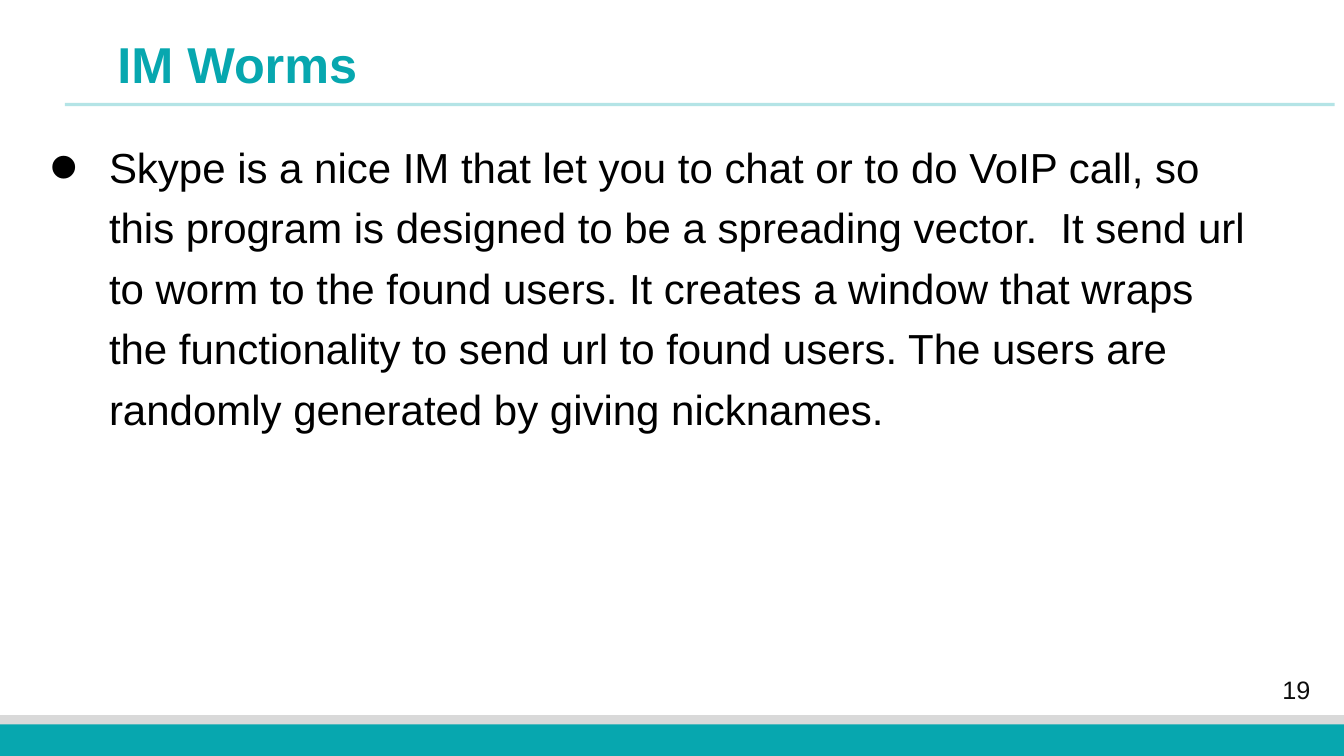
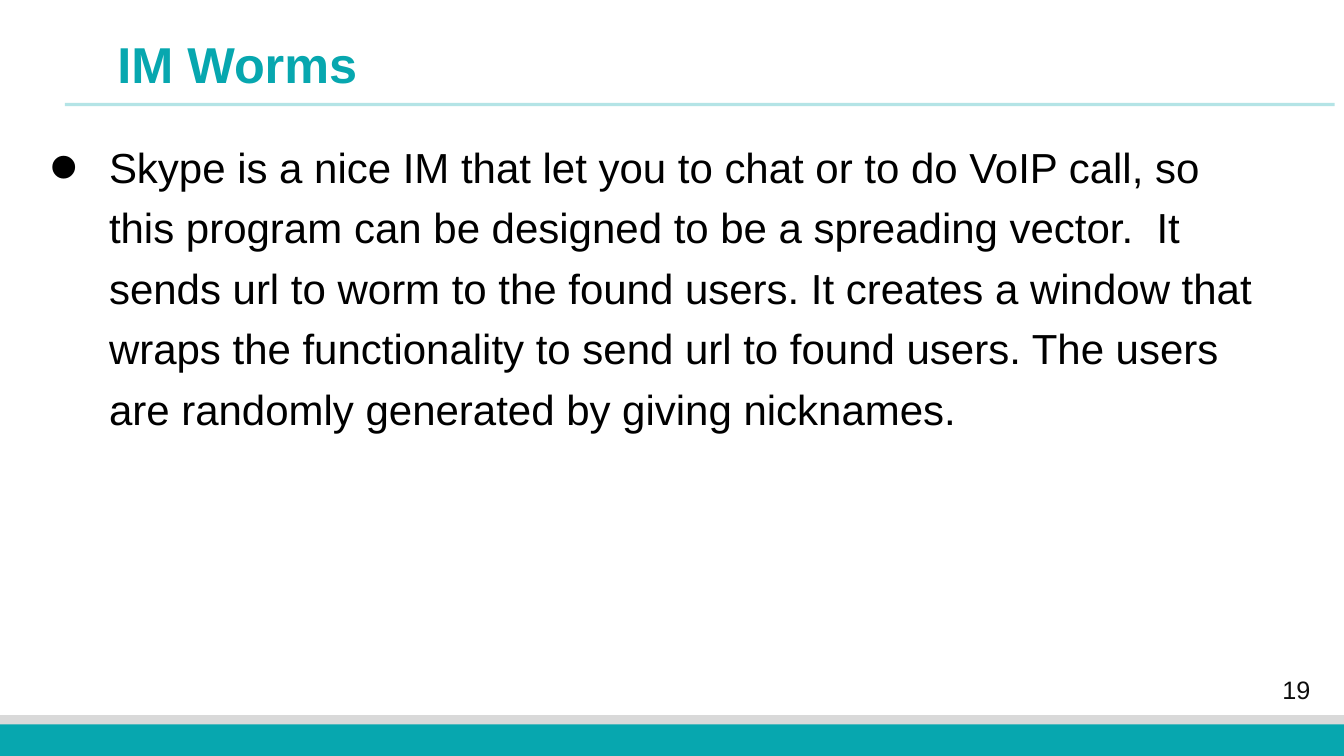
Before and after one commit to fangtian-zhong/fangtian-zhong.github.io, a slide deck: slide 19 of assets/slides/CSCI_591_Malicious_Code_Analysis_8.pptx. Drawn at 1344x756 pixels with LibreOffice and Linux fonts; fonts in the diff are those of the drawing; background and template pictures are left out. Boxes give left, top, right and bottom in pixels: in the first picture for what was removed or moved away, otherwise in the second. Text is boxed around its words. In the diff, an @@ line names an element or a change of style, - is before the commit and + after.

```diff
--- a/assets/slides/CSCI_591_Malicious_Code_Analysis_8.pptx
+++ b/assets/slides/CSCI_591_Malicious_Code_Analysis_8.pptx
@@ text at (109,152,1252,433): text changed @@
-• Skype is a nice IM that let you to chat or to do VoIP call, so this program is designed to be a spreading vector. It send url to worm to the found users. It creates a window that wraps the functionality to send url to found users. The users are randomly generated by giving nicknames.
+• Skype is a nice IM that let you to chat or to do VoIP call, so this program can be designed to be a spreading vector. It sends url to worm to the found users. It creates a window that wraps the functionality to send url to found users. The users are randomly generated by giving nicknames.
```
Also in this commit, not shown: 1 other slide changed, 2 slides added, 1 slide removed.
